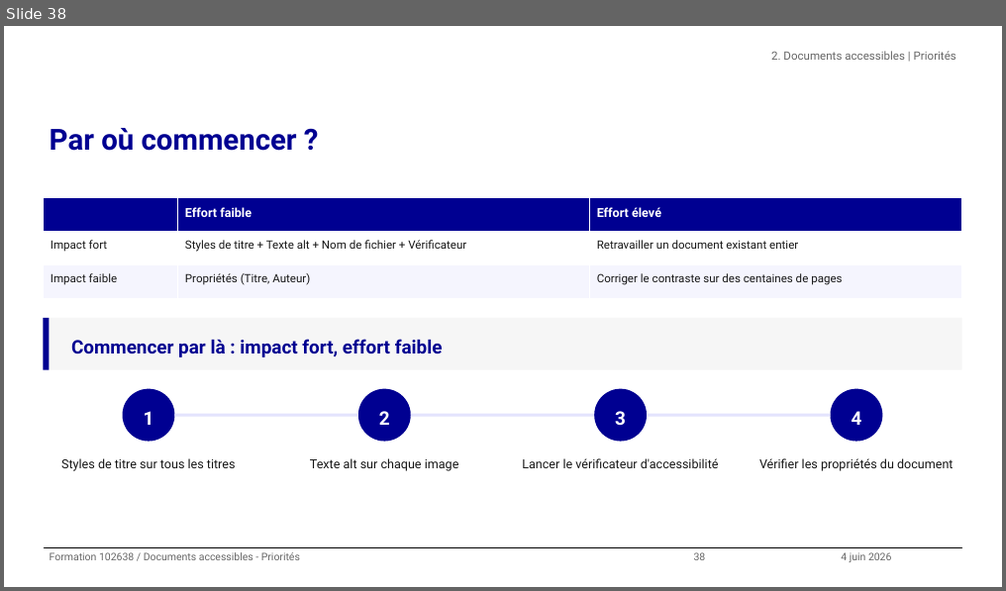
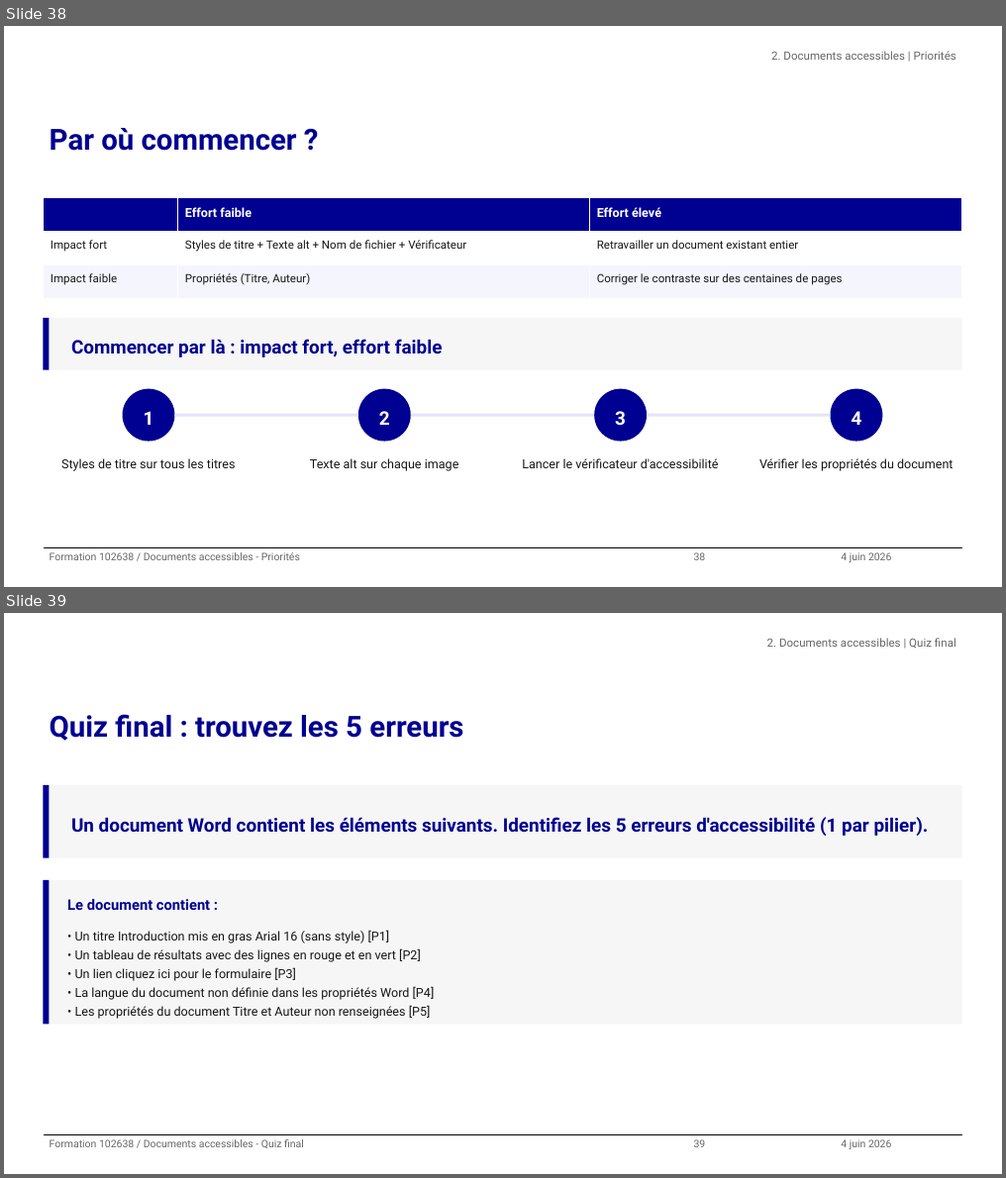
Before and after one commit to alexandra-guiderdoni/usine-fabrication-igpde-102846-ay11, a slide deck: formation-102638-juin-2026.pptx. Shown one above the other, each under a label of ours: slide 38 before the commit, slides 38 and 39 after it. The pictures are 1006x591 and 1006x1178 pixels, drawn with LibreOffice and Linux fonts; fonts in the diff are those of the drawing; background and template pictures are left out. Boxes give left, top, right and bottom in pixels: in the first picture for what was removed or moved away, otherwise in the second. Text is boxed around its words. In the diff, an @@ line names an element or a change of style, - is before the commit and + after.

Commit message:
Corrections slides IGPDE : composants, quiz, sommaire, clôture
- igpde_dsfr_components : hauteur titre dynamique add_callout/add_alert,
  support \n dans add_highlight
- Slides 27-41 : Stack, stepper 5 items, majuscules, tirets du 6
- Quiz final scindé en 2 slides (questions + réponses)
- Slides 43-44 fusionnées : engagement + cards J+7/J+30/6 mois
- Sommaire : textes courts, row1_top dynamique anti-débordement footer
- 4 nouvelles leçons dans lessons.md

```diff
--- a/formation-102638-juin-2026.pptx
+++ b/formation-102638-juin-2026.pptx
@@ slide 39 added at (4,613,1002,1174), background #FFFFFF; not listed: 1 template element that a slide beside it also shows @@
@@ text added at (767,638,956,648), 11 pt, text #666666 @@
+2. Documents accessibles | Quiz final
@@ title added at (50,714,463,741), 28 pt, text #000091, bold @@
+Quiz final : trouvez les 5 erreurs
@@ rectangle added at (43,785,49,858), fill #000091 @@
@@ rectangle added at (49,785,962,858), fill #F6F6F6 @@
@@ text added at (71,817,929,836), 18 pt, text #000091, bold @@
+Un document Word contient les éléments suivants. Identifiez les 5 erreurs d'accessibilité (1 par pilier).
@@ rectangle added at (43,880,49,1024), fill #000091 @@
@@ rectangle added at (49,880,962,1024), fill #F6F6F6 @@
@@ text added at (67,899,210,910), 14 pt, text #000091, bold @@
+Le document contient :
@@ text added at (75,930,435,1019), 12 pt, text #161616 @@
+• Un titre Introduction mis en gras Arial 16 (sans style) [P1]
+• Un tableau de résultats avec des lignes en rouge et en vert [P2]
+• Un lien cliquez ici pour le formulaire [P3]
+• La langue du document non définie dans les propriétés Word [P4]
+• Les propriétés du document Titre et Auteur non renseignées [P5]
@@ text added at (50,1140,304,1149), 10 pt, text #666666 @@
+Formation 102638 / Documents accessibles - Quiz final
@@ text added at (694,1140,706,1148), 10 pt, text #666666 @@
+39
@@ text added at (841,1140,892,1150), 10 pt, text #666666 @@
+4 juin 2026
```
Also in this commit, not shown: 56 slides changed, 1 slide removed, 14 other files.
